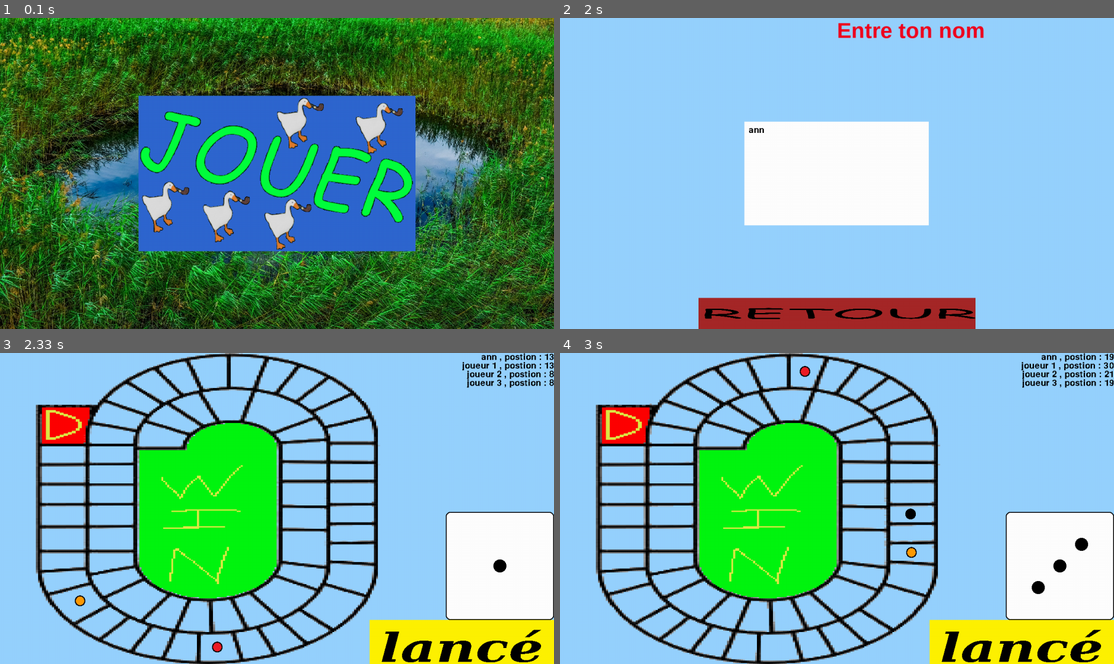
Above: before the commit, frames 1-4 (two rows, left to right).
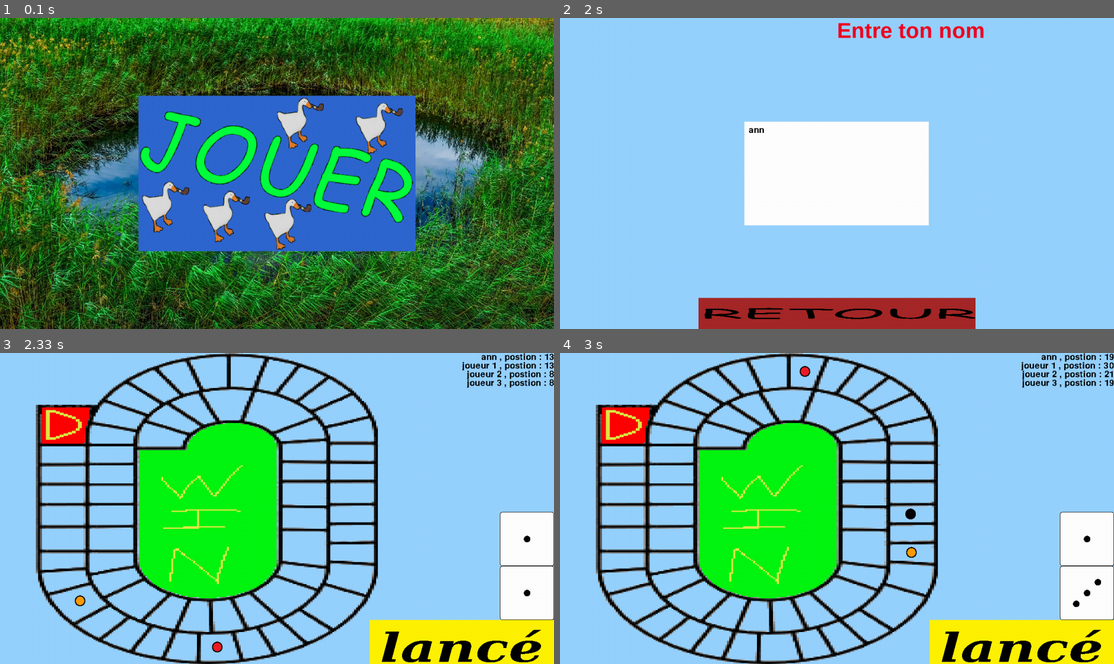
Above: after the commit, the same moments.

Repository: chokinyan/nsi-projet
Game: pygame game, started from projet nsi/projet.py
Two runs of this game, one before a commit and one after it. Both use one fixed random seed, a clock stepped at 60 frames per second and the inputs below.
Inputs (mouse positions are in pixels of both pictures, inside the frame that each line leads up to):
- Up to frame 1 (0.1 s): no input
- Up to frame 2 (2 s): click (837, 173) at 0.38 s; click (837, 195) at 0.72 s; click (731, 173) at 1.05 s; click (903, 201) at 1.38 s; type "ann" at 1.67 s
- Up to frame 3 (2.33 s): tap Enter at 2 s; click (459, 642) at 2.22 s
- Up to frame 4 (3 s): click (1047, 626) at 2.55 s

Frames 1-2 are identical in both runs. In frame 3, 3.7% of the frame differs, in the area x 80-100%, y 50-86%; in frame 4, 3.8%.

Commit message:
Update projet.py

Diff:
--- a/projet nsi/projet.py
+++ b/projet nsi/projet.py
@@ -84,6 +84,7 @@
 
                 case "hotel":
                     self.joue = True
+                    self.effet = ""
 
             # cases qui deplace le joueur
 
@@ -253,7 +254,11 @@
         plateaux = pyg.transform.scale(plateaux,(self.taille_screen[0]*0.75,self.taille_screen[1]))
         bouton.update(Blance = addp.Button(x = pyg.display.get_window_size()[0]-image_lance.get_width(),y = pyg.display.get_window_size()[1]-image_lance.get_height() ,fild = image_lance))
         dée_1_img = pyg.image.load(r"projet nsi\image\dée\1.png")
+        dée_2_img = pyg.image.load(r"projet nsi\image\dée\1.png")
+        dée_1_img = pyg.transform.scale(dée_1_img,(dée_1_img.get_width()/2,dée_1_img.get_height()/2))
+        dée_2_img = pyg.transform.scale(dée_2_img,(dée_2_img.get_width()/2,dée_2_img.get_height()/2))
         ((self.disp).scr).blit(dée_1_img,(pyg.display.get_window_size()[0]-dée_1_img.get_width(),pyg.display.get_window_size()[1]-(image_lance.get_height()+dée_1_img.get_height())))
+        ((self.disp).scr).blit(dée_2_img,(pyg.display.get_window_size()[0]-dée_2_img.get_width(),pyg.display.get_window_size()[1]-(image_lance.get_height()+dée_2_img.get_height()+dée_2_img.get_height())))
         ((self.disp).scr).blit(plateaux,self.topleft)
         self.pion(joueure=joueure)
         for i in joueur:
@@ -270,7 +275,10 @@
                 dée_1,dée_2 = rng.randint(1,6),rng.randint(1,6)
                 dée_1_img = pyg.image.load(f"projet nsi\image\dée\{dée_1}.png")
                 dée_2_img = pyg.image.load(f"projet nsi\image\dée\{dée_2}.png")
+                dée_1_img = pyg.transform.scale(dée_1_img,(dée_1_img.get_width()/2,dée_1_img.get_height()/2))
+                dée_2_img = pyg.transform.scale(dée_2_img,(dée_2_img.get_width()/2,dée_2_img.get_height()/2))
                 ((self.disp).scr).blit(dée_1_img,(pyg.display.get_window_size()[0]-dée_1_img.get_width(),pyg.display.get_window_size()[1]-(image_lance.get_height()+dée_1_img.get_height())))
+                ((self.disp).scr).blit(dée_2_img,(pyg.display.get_window_size()[0]-dée_2_img.get_width(),pyg.display.get_window_size()[1]-(image_lance.get_height()+dée_2_img.get_height()+dée_2_img.get_height())))
                 ((self.disp).scr).blit(plateaux,plateaux.get_rect(bottom = self.bottom))
                 self.pion(joueure=joueure)
                 pyg.display.flip()
